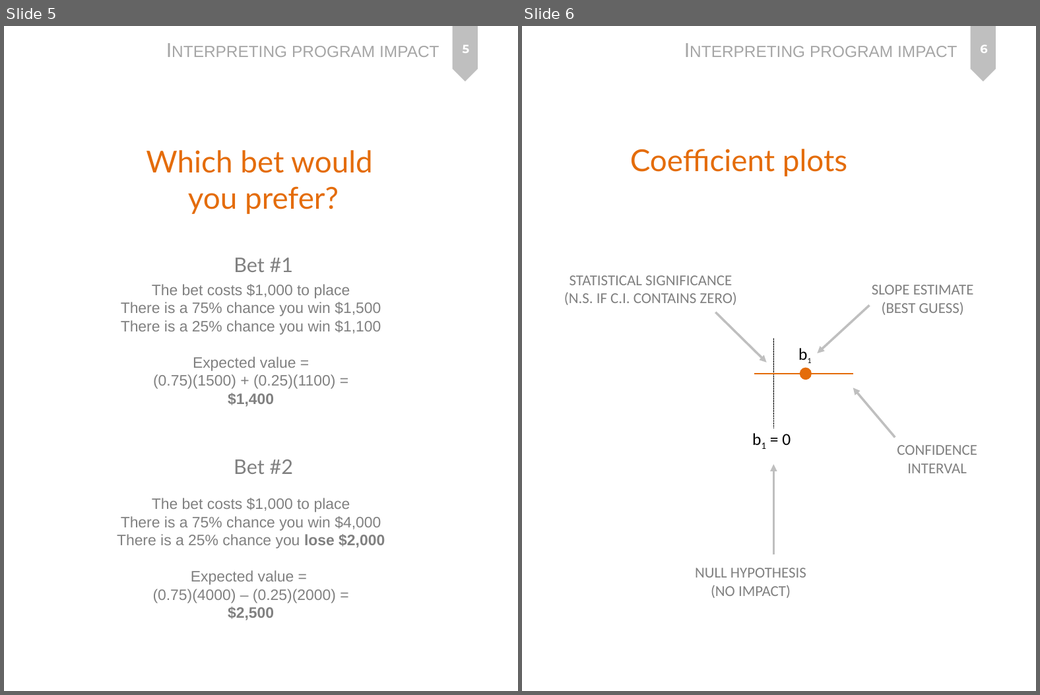
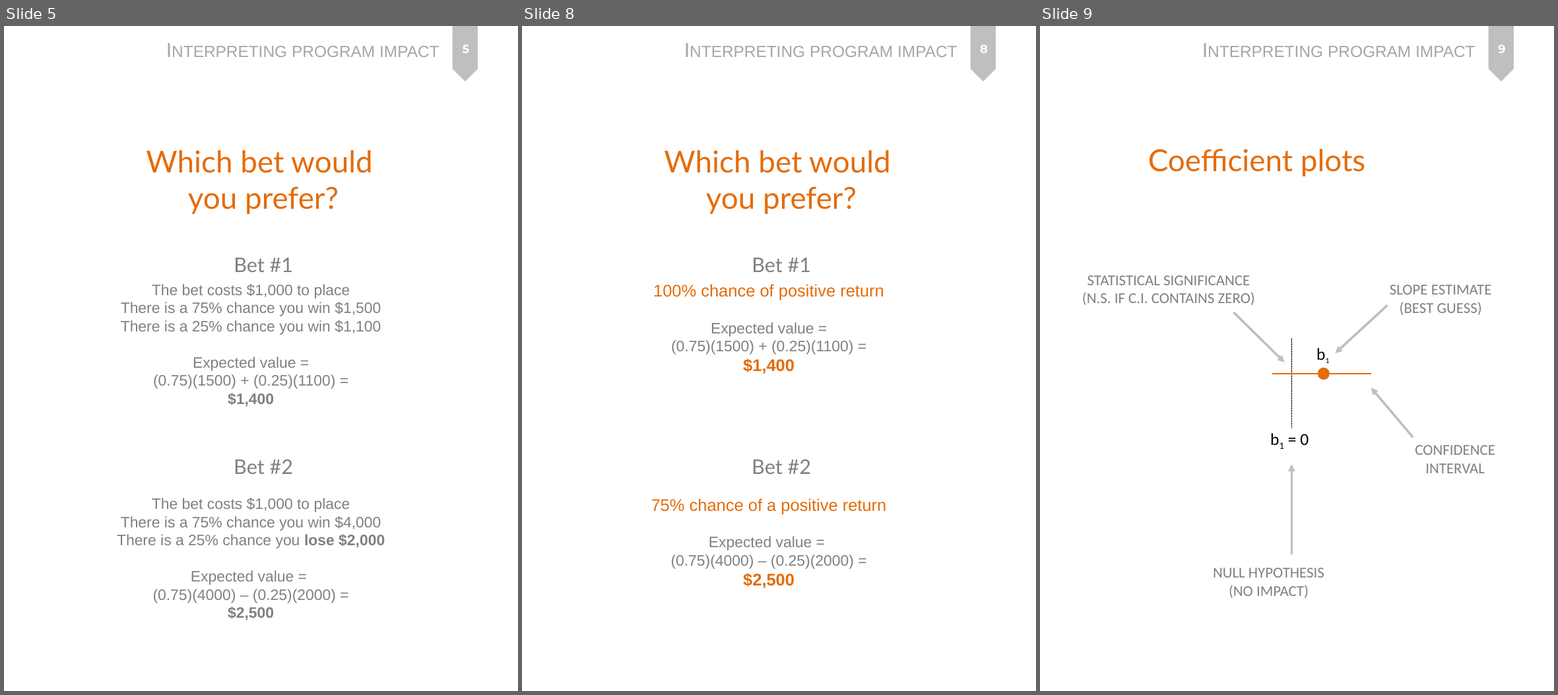
Before and after one commit to DS4PS/cpp-523-fall-2019, a slide deck: lectures/p-05-program-impact.pptx. Shown side by side, each under a label of ours: slides 5 and 6 before the commit, slides 5, 8 and 9 after it; the slides between them are not shown. The pictures are 1040x695 and 1558x695 pixels, drawn with LibreOffice and Linux fonts; fonts in the diff are those of the drawing. Boxes give left, top, right and bottom in pixels: in the first picture for what was removed or moved away, otherwise in the second. Text is boxed around its words. In the diff, an @@ line names an element or a change of style, - is before the commit and + after.

```diff
--- a/lectures/p-05-program-impact.pptx
+++ b/lectures/p-05-program-impact.pptx
@@ slide 8 added at (x1=522, y1=26, x2=1036, y2=691), background #FFFFFF; not listed: 2 template elements that a slide beside it also shows @@
@@ page number added at (x1=980, y1=44, x2=988, y2=53), 14 pt, text #FFFFFF, bold @@
+8
@@ text added at (x1=664, y1=150, x2=891, y2=214), 36 pt, text #E46C0A @@
+Which bet would
+you prefer?
@@ text added at (x1=752, y1=258, x2=811, y2=272), 24 pt, text #808080 @@
+Bet #1
@@ text added at (x1=653, y1=284, x2=884, y2=374), 18 pt, text #808080 @@
+100% chance of positive return
+Expected value =
+(0.75)(1500) + (0.25)(1100) =
+$1,400
@@ text added at (x1=752, y1=460, x2=811, y2=474), 24 pt, text #808080 @@
+Bet #2
@@ text added at (x1=651, y1=499, x2=887, y2=588), 18 pt, text #808080 @@
+75% chance of a positive return
+Expected value =
+(0.75)(4000) – (0.25)(2000) =
+$2,500
@@ what was slide 6 is now slide 9 @@
@@ page number at (x1=1498, y1=44, x2=1505, y2=53): text changed @@
-6
+9
```
Also in this commit, not shown: 2 other slides added, 3 other files.
